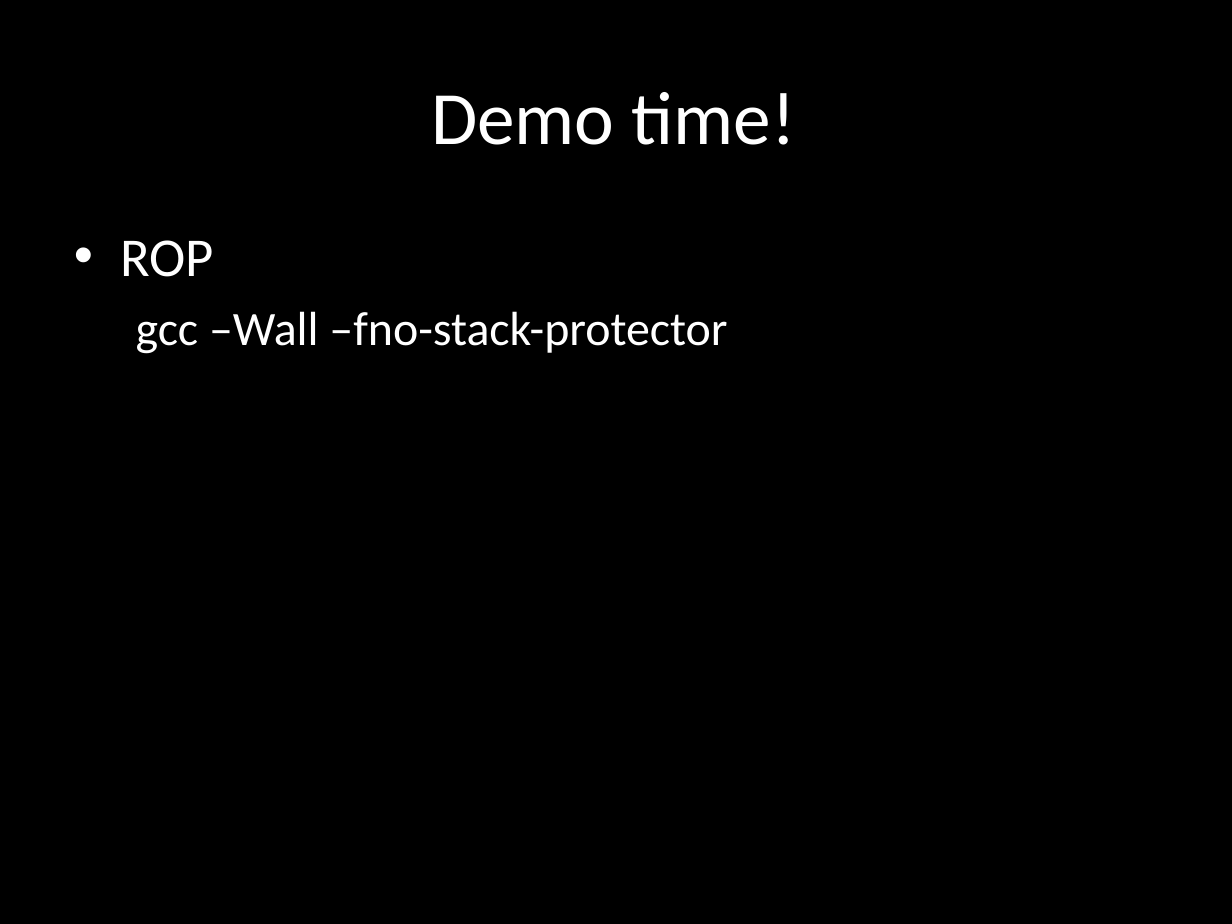
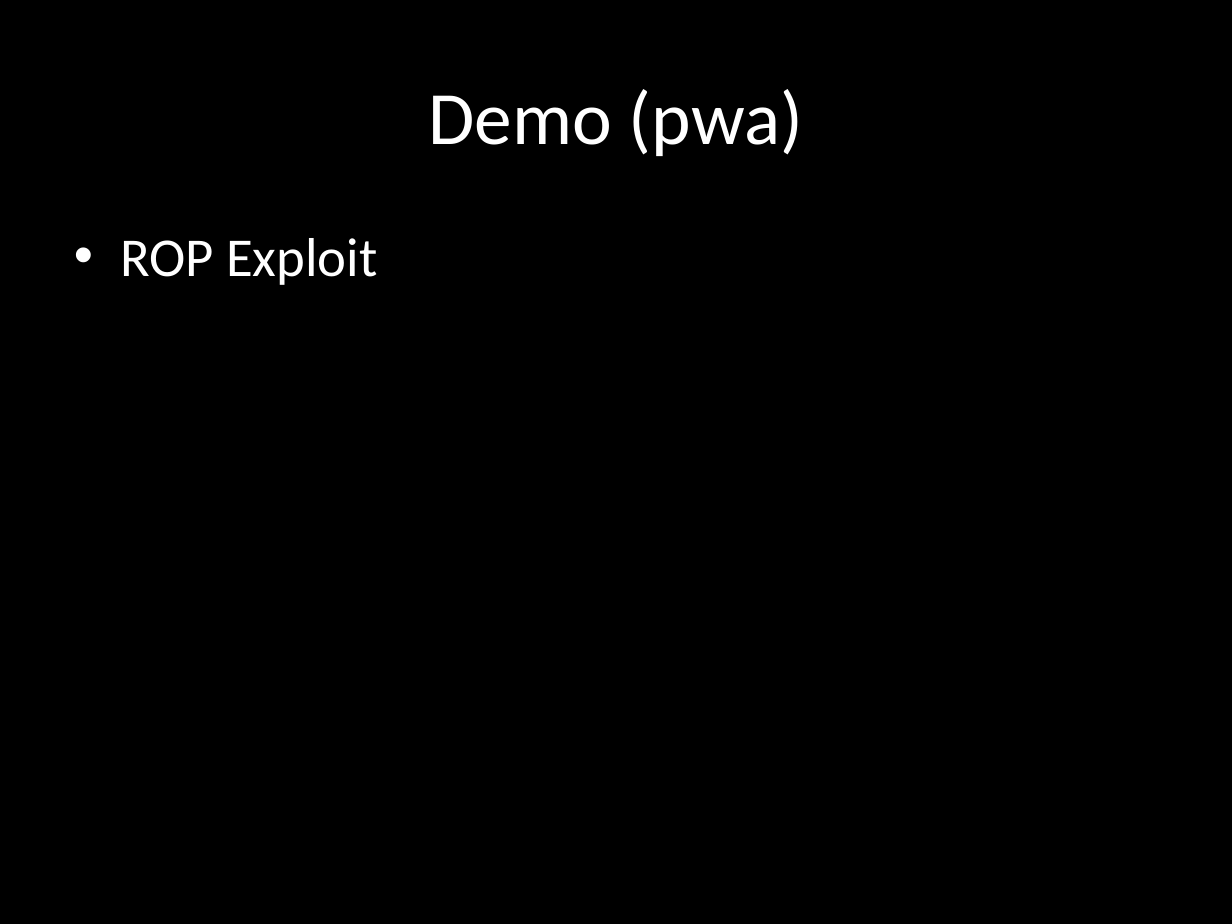
Before and after one commit to wuurrd/techzonepresentation, a slide deck: slide 21 of presentation.pptx (slide 31 before the commit). Drawn at 1232x924 pixels with LibreOffice and Linux fonts; fonts in the diff are those of the drawing. Boxes give left, top, right and bottom in pixels: in the first picture for what was removed or moved away, otherwise in the second. Text is boxed around its words. In the diff, an @@ line names an element or a change of style, - is before the commit and + after.

```diff
--- a/presentation.pptx
+++ b/presentation.pptx
@@ title at (x1=429, y1=89, x2=803, y2=156): text changed @@
-Demo time!
+Demo (pwa)
@@ text at (x1=120, y1=238, x2=377, y2=285): text changed; size 28 to 32 pt @@
-• ROP
-  gcc –Wall –fno-stack-protector
+• ROP Exploit
```
Also in this commit, not shown: 9 other slides changed, 8 slides added, 18 slides removed.
